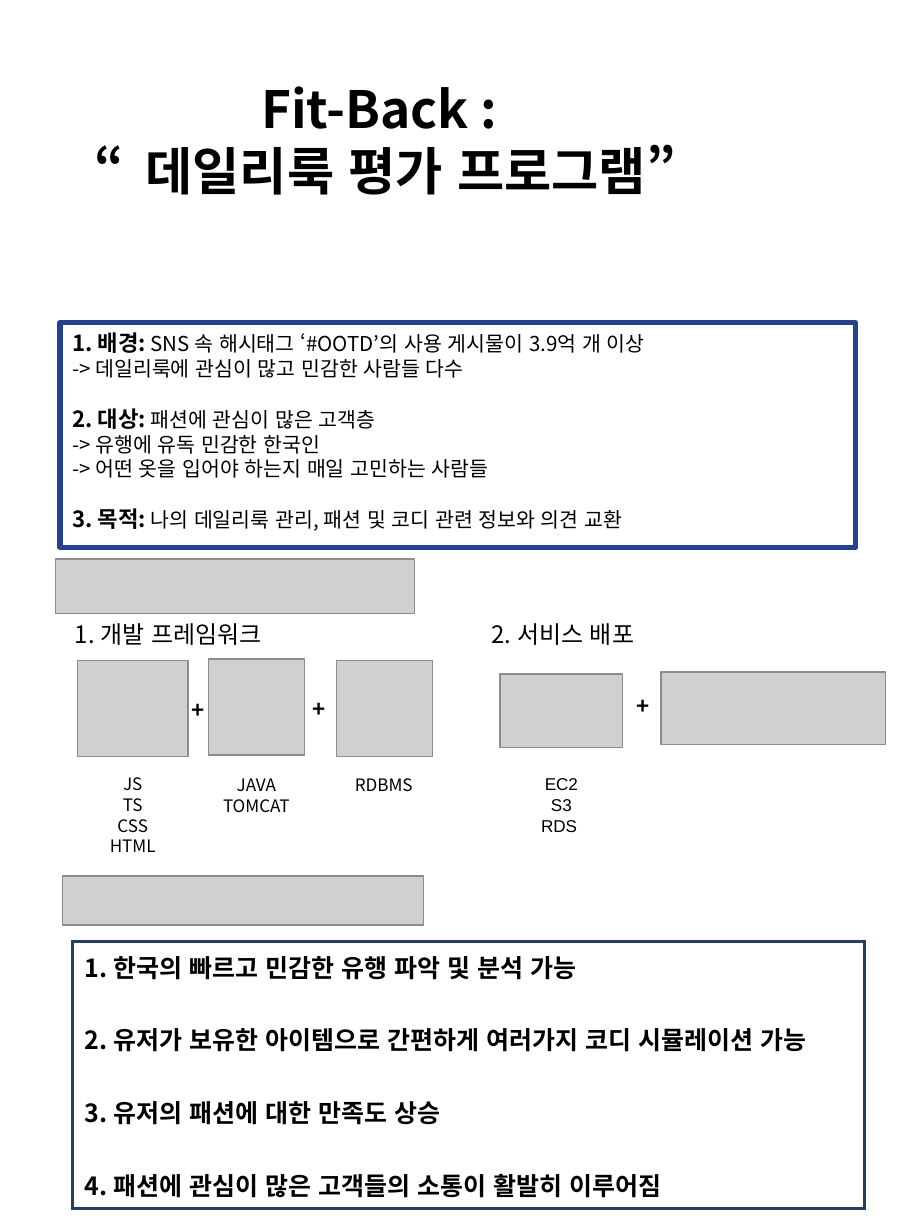
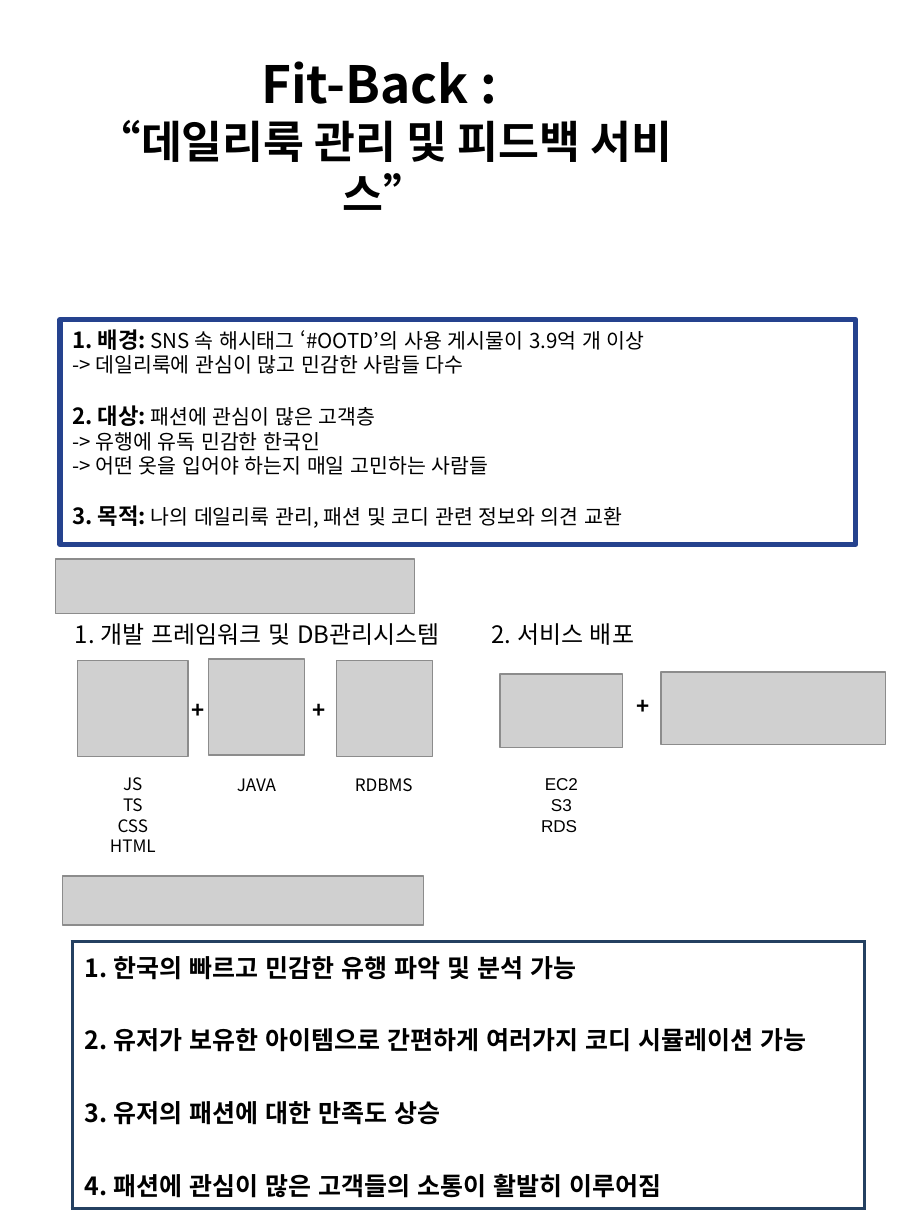
Before and after one commit to bitnarii/YMPM, a slide deck: slide 1 of 전시 판넬/5조_YMPM_전시판넬.pptx. Drawn at 924x1232 pixels with LibreOffice and Linux fonts; fonts in the diff are those of the drawing; grey boxes stand for pictures; background and template pictures are left out. Boxes give left, top, right and bottom in pixels: in the first picture for what was removed or moved away, otherwise in the second. Text is boxed around its words. In the diff, an @@ line names an element or a change of style, - is before the commit and + after.

Commit message:
테이블 필드 일부수정, 전시판넬 주제변경
판넬타이틀데일리룩 관리 및 피드백 서비스<- 로 변경

```diff
--- a/전시 판넬/5조_YMPM_전시판넬.pptx
+++ b/전시 판넬/5조_YMPM_전시판넬.pptx
@@ text at (x1=97, y1=120, x2=673, y2=210): text changed; size 30 to 26 pt @@
-“데일리룩 평가 프로그램”
+“데일리룩 관리 및 피드백 서비스”
@@ rectangle "1. 배경: SNS 속 해시태그 ..." moved from (x1=60, y1=323, x2=856, y2=547) to (x1=60, y1=319, x2=856, y2=543) @@
@@ text at (x1=75, y1=623, x2=440, y2=645): text changed @@
-1. 개발 프레임워크
+1. 개발 프레임워크 및 DB관리시스템
@@ text "JAVA" moved from (x1=223, y1=778, x2=290, y2=812) to (x1=237, y1=778, x2=276, y2=791) @@
@@ text at (x1=223, y1=799, x2=290, y2=812): paragraph removed @@
-TOMCAT
```
Also in this commit, not shown: 2 other files.
